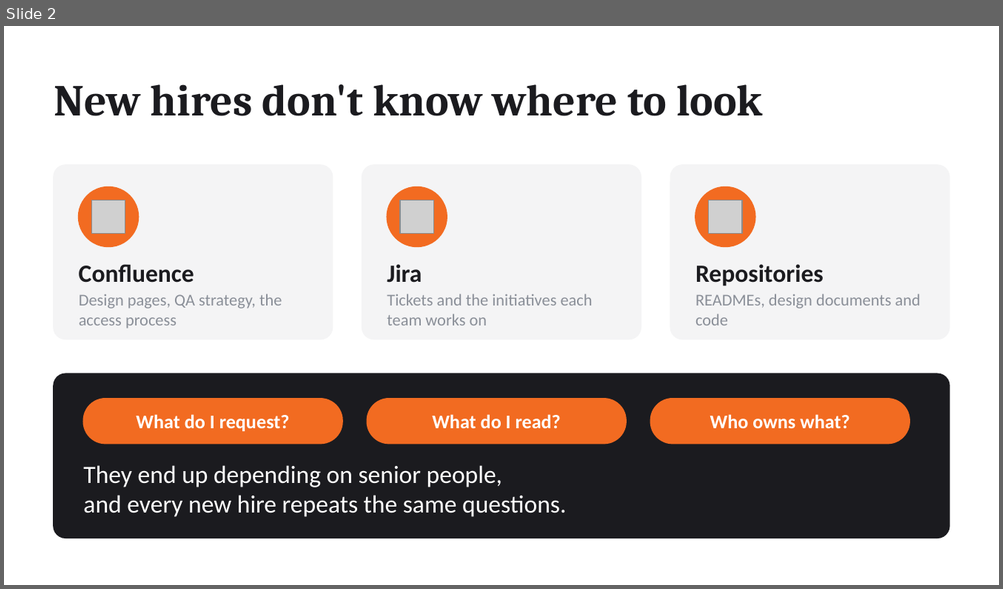
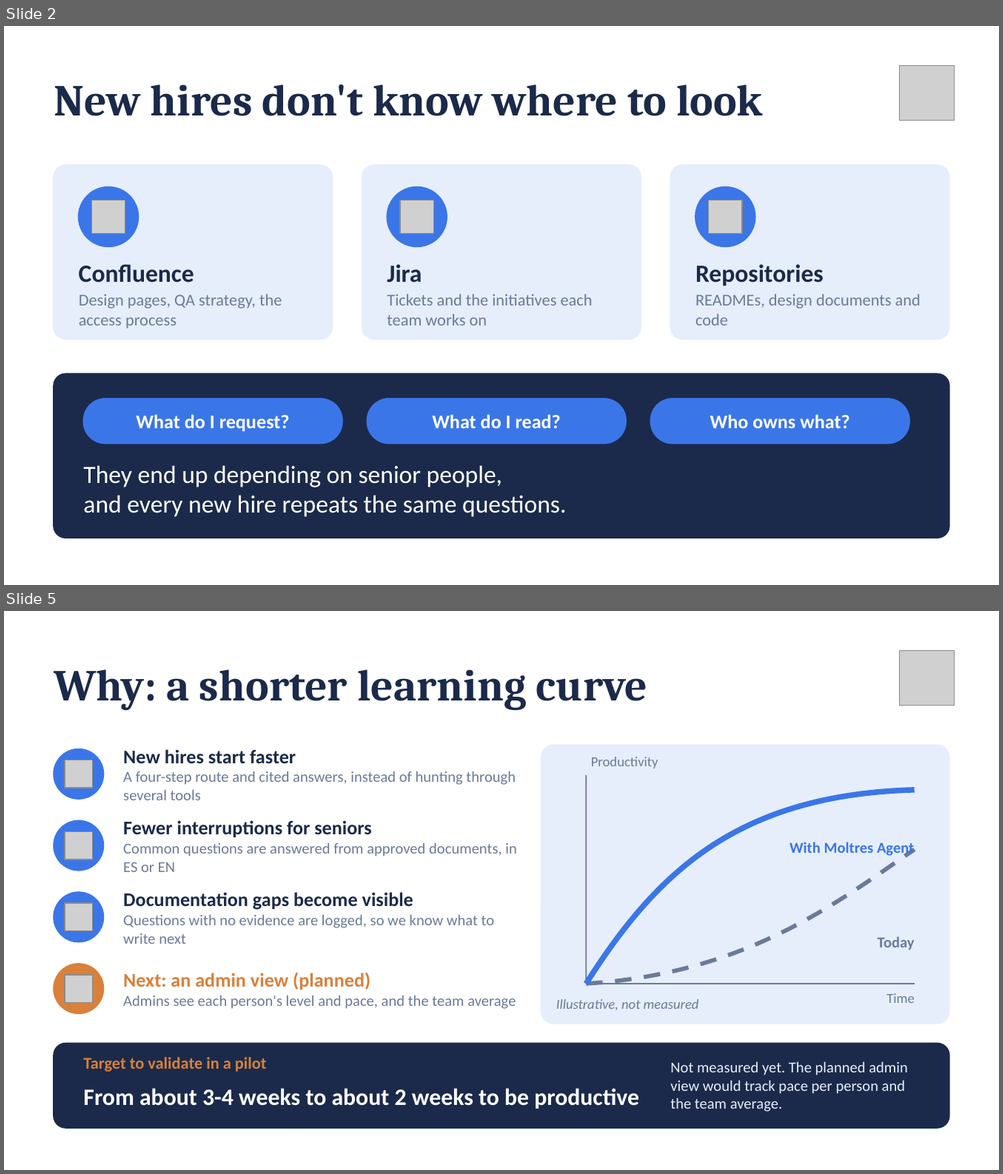
Before and after one commit to AlexCastandcrew/OnboardingAgent, a slide deck: docs/Moltres-Agent-intro.pptx. Shown one above the other, each under a label of ours: slide 2 before the commit, slides 2 and 5 after it; the slides between them are not shown. The pictures are 1003x589 and 1003x1174 pixels, drawn with LibreOffice and Linux fonts; fonts in the diff are those of the drawing; grey boxes stand for pictures. Boxes give left, top, right and bottom in pixels: in the first picture for what was removed or moved away, otherwise in the second. Text is boxed around its words. In the diff, an @@ line names an element or a change of style, - is before the commit and + after.

Commit message:
Add personal progress and admin onboarding views
- API: store each user's route progress on the server and expose
  GET /api/me, GET and PUT /api/me/progress, and GET /api/admin/overview
  for admins. Level (1-4), day and pace (ahead / on pace / behind against
  Progress:TargetDays) are computed on the server. Only the number of
  questions is counted; question texts are never stored or returned.
- Admin role: role claim "admin" or a user listed in Progress:AdminUsers
  (the local dev token, Development only). Progress:SeedSampleData adds
  eight made-up people, flagged as sample, so the admin view has demo data.
- Web: the home progress card shows level, day, questions asked and pace.
  New "My path / Admin" switch and an admin table with team and role
  filters and averages. ES and EN texts, mock API fixtures and styles.
- Tests: 8 API tests, 9 core tests and 4 web tests for the new code.
- Docs: README and web/README describe the feature and its limits.

Verified: dotnet test (94 passed), web build and unit tests (52 passed),
manual walkthrough against the real API. Not verified: small screens
and a non-admin token in the browser.

```diff
--- a/docs/Moltres-Agent-intro.pptx
+++ b/docs/Moltres-Agent-intro.pptx
@@ slide 5 added at [4,611,999,1170], background #FFFFFF @@
@@ picture added at [899,651,954,706] @@
@@ title added at [54,669,647,710], 32 pt, text #1B2A4A, bold @@
+Why: a shorter learning curve
@@ ellipse added at [54,749,103,799], fill #3B76E8, outline #3B76E8 1 pt @@
@@ picture added at [65,760,93,788] @@
@@ text added at [123,749,515,800], 11 pt, text #6B7A99 @@
+New hires start faster
+A four-step route and cited answers, instead of hunting through several tools
@@ rounded rectangle added at [541,745,949,1024], fill #E6EEFC, outline #E6EEFC 1 pt @@
@@ text added at [591,757,658,769], 10 pt, text #6B7A99 @@
+Productivity
@@ line added from (586, 775) to (586, 984), #6B7A99 1 pt @@
@@ freeform shape added at [586,775,914,984], outline #6B7A99 3 pt dashed @@
@@ freeform shape added at [586,775,914,984], outline #3B76E8 4 pt @@
@@ ellipse added at [54,821,103,871], fill #3B76E8, outline #3B76E8 1 pt @@
@@ picture added at [65,832,93,860] @@
@@ text added at [123,820,517,872], 11 pt, text #6B7A99 @@
+Fewer interruptions for seniors
+Common questions are answered from approved documents, in ES or EN
@@ text added at [789,842,913,857], 11 pt, text #3B76E8, bold @@
+With Moltres Agent
@@ ellipse added at [54,892,103,943], fill #3B76E8, outline #3B76E8 1 pt @@
@@ text added at [123,892,495,944], 11 pt, text #6B7A99 @@
+Documentation gaps become visible
+Questions with no evidence are logged, so we know what to write next
@@ picture added at [65,903,93,931] @@
@@ text added at [877,937,914,950], 11 pt, text #6B7A99, bold @@
+Today
@@ ellipse added at [54,964,103,1014], fill #D9803A, outline #D9803A 1 pt @@
@@ picture added at [65,975,93,1003] @@
@@ text added at [123,973,515,1009], 11 pt, text #6B7A99 @@
+Next: an admin view (planned)
+Admins see each person's level and pace, and the team average
@@ line added from (586, 984) to (914, 984), #6B7A99 1 pt @@
@@ text added at [556,999,699,1011], 10 pt, text #6B7A99, italic @@
+Illustrative, not measured
@@ text added at [886,994,913,1003], 10 pt, text #6B7A99 @@
+Time
@@ rounded rectangle added at [54,1044,949,1128], fill #1B2A4A, outline #1B2A4A 1 pt @@
@@ text added at [83,1057,267,1072], 12 pt, text #D9803A, bold @@
+Target to validate in a pilot
@@ text added at [670,1062,908,1112], 11 pt, text #E6EEFC @@
+Not measured yet. The planned admin view would track pace per person and the team average.
@@ text added at [83,1088,639,1109], 17 pt, text #FFFFFF, bold @@
+From about 3-4 weeks to about 2 weeks to be productive
@@ slide 2 changed as well @@
@@ text colour #1B1B1F to #1B2A4A in 4 elements at [79,264,194,283], [387,264,421,283], [695,264,823,286], [54,84,762,116] @@
@@ picture added at [899,66,954,121] @@
@@ fill #F4F4F5 to #E6EEFC; outline #F4F4F5 1 pt to #E6EEFC 1 pt in 3 elements at [54,165,333,339], [362,165,640,339], [670,165,949,339] @@
@@ text colour #8A8F98 to #6B7A99 in 3 elements at [79,294,282,329], [387,294,592,326], [695,294,920,326] @@
@@ rounded rectangle at [54,374,949,538]: fill #1B1B1F to #1B2A4A; outline #1B1B1F 1 pt to #1B2A4A 1 pt @@
@@ fill #F26B21 to #3B76E8; outline #F26B21 1 pt to #3B76E8 1 pt in 6 elements at [79,187,138,247], [387,187,447,247], [695,187,755,247], [367,399,626,443], [651,399,909,443], [84,399,342,443] @@
```
Also in this commit, not shown: 3 other slides changed, 34 other files.
